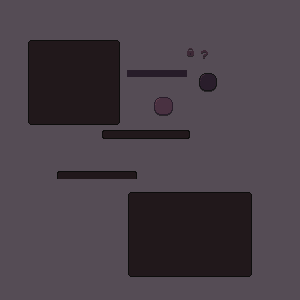
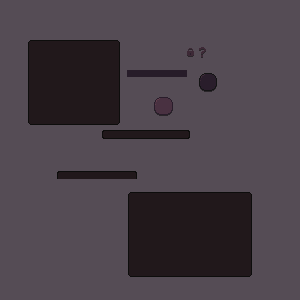
Comparing the layer stacks of the two 300px x 300px images. Changes:
painted on "InventorySlotQuestionIcon.png" over [199, 47, 208, 59]
